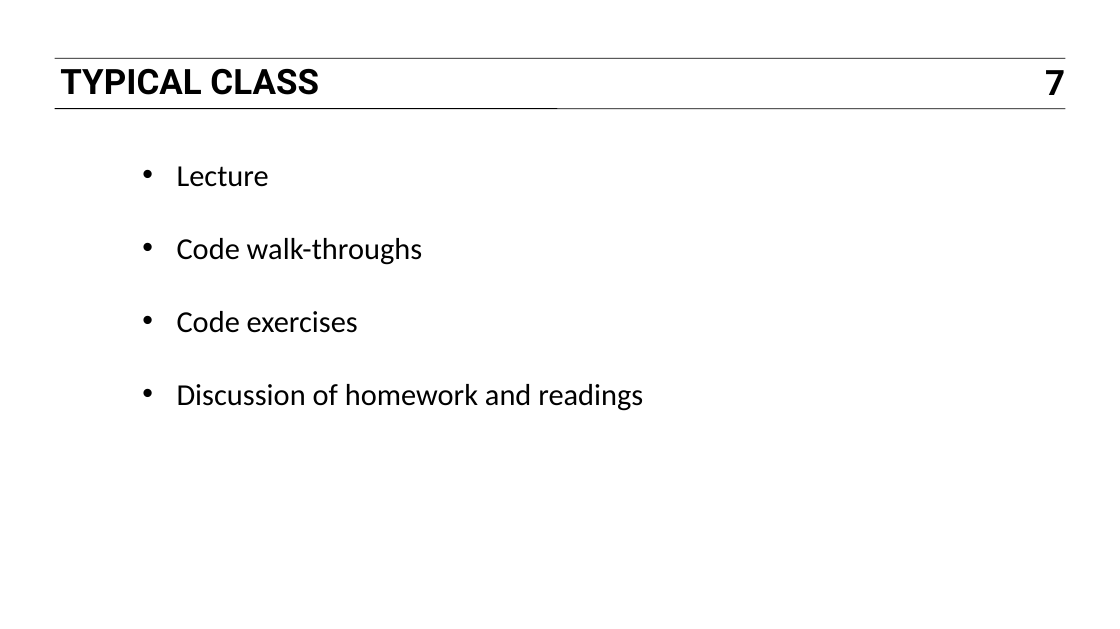
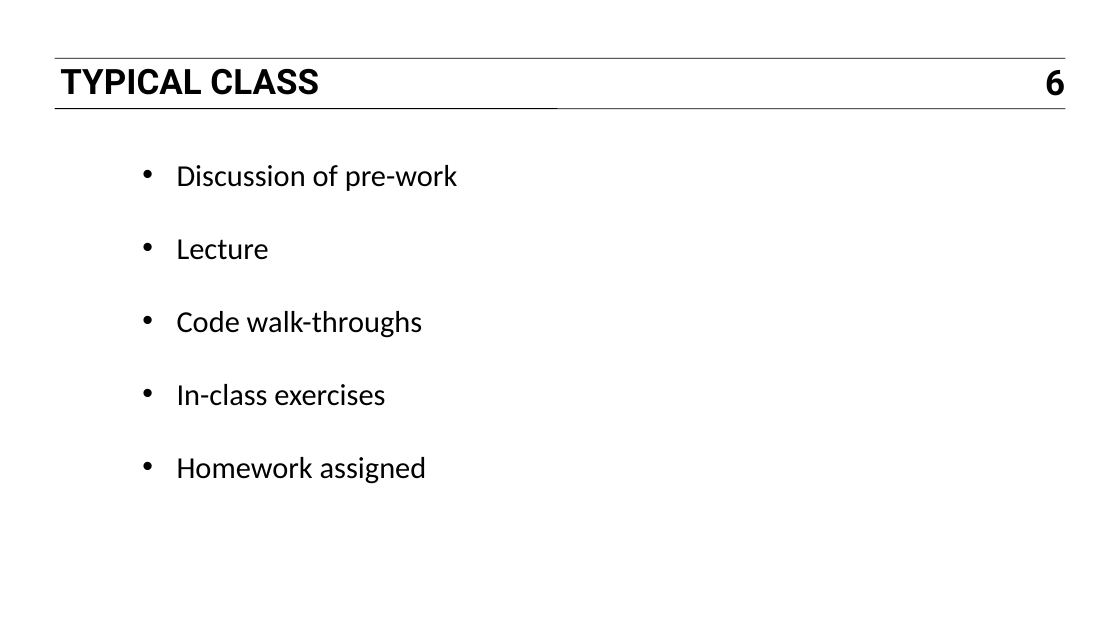
Before and after one commit to JamesByers/GA-SEA-DAT1, a slide deck: slide 6 of slides/01_course_overview.pptx (slide 7 before the commit). Drawn at 1120x629 pixels with LibreOffice and Linux fonts; fonts in the diff are those of the drawing. Boxes give left, top, right and bottom in pixels: in the first picture for what was removed or moved away, otherwise in the second. Text is boxed around its words. In the diff, an @@ line names an element or a change of style, - is before the commit and + after.

```diff
--- a/slides/01_course_overview.pptx
+++ b/slides/01_course_overview.pptx
@@ page number at box(1045, 70, 1065, 96): text changed @@
-7
+6
@@ text at box(177, 165, 458, 191): paragraph added @@
+• Discussion of pre-work
@@ text at box(177, 384, 427, 484): text changed @@
-• Code exercises
-• Discussion of homework and readings
+• In-class exercises
+• Homework assigned
```
Also in this commit, not shown: 4 other slides changed, 2 slides removed, 19 other files.
